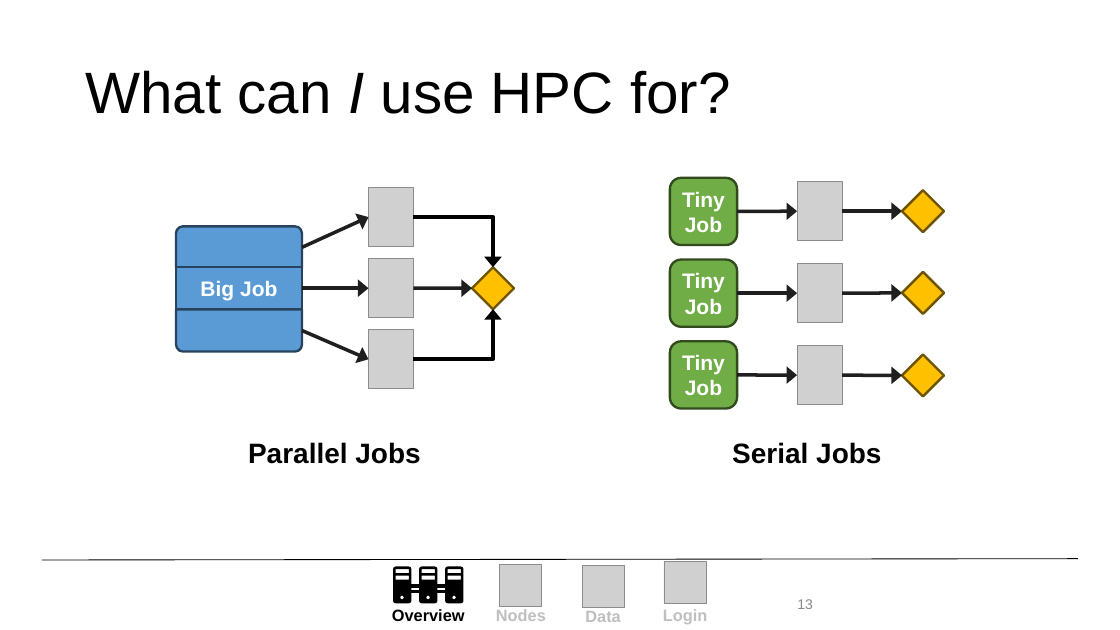
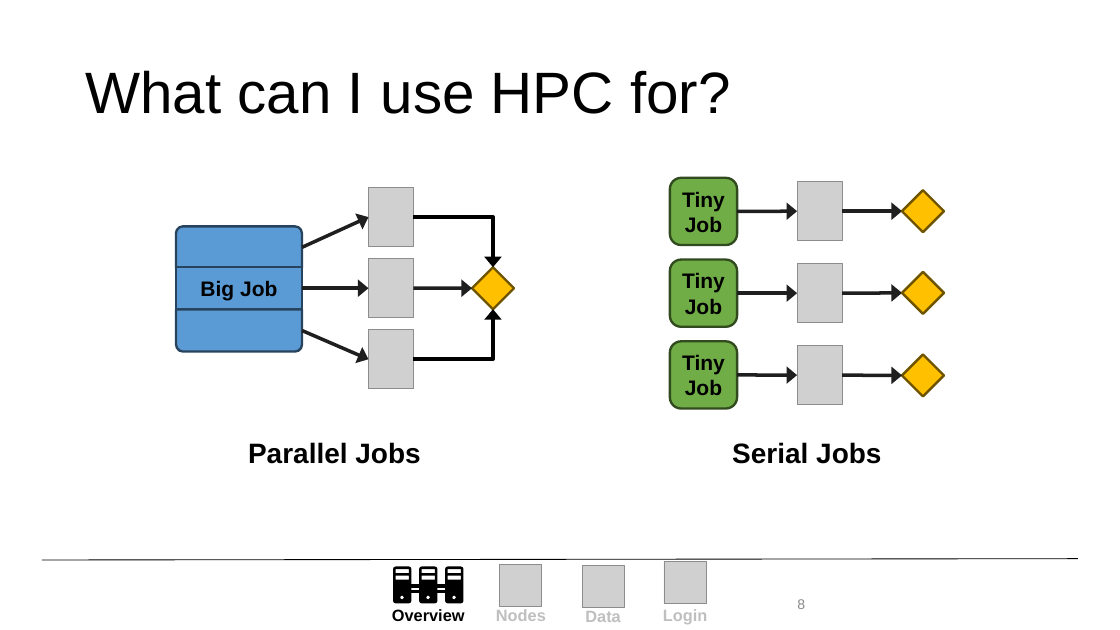
Before and after one commit to ResearchComputing/New_User_Seminar, a slide deck: slide 8 of Alpine_New_User_Seminar.pptx (slide 13 before the commit). Drawn at 1120x630 pixels with LibreOffice and Linux fonts; fonts in the diff are those of the drawing; grey boxes stand for pictures; background and template pictures are left out. Boxes give left, top, right and bottom in pixels: in the first picture for what was removed or moved away, otherwise in the second. Text is boxed around its words. In the diff, an @@ line names an element or a change of style, - is before the commit and + after.

```diff
--- a/Alpine_New_User_Seminar.pptx
+++ b/Alpine_New_User_Seminar.pptx
@@ title "What can I use HPC ..." at (x1=85, y1=70, x2=730, y2=114): italic off in "I" @@
@@ text colour #FFFFFF to #000000 in 4 elements at (x1=176, y1=267, x2=302, y2=309), (x1=670, y1=178, x2=738, y2=245), (x1=670, y1=260, x2=738, y2=327), (x1=670, y1=341, x2=738, y2=408) @@
@@ page number at (x1=797, y1=599, x2=805, y2=609): text changed @@
-13
+8
```
Also in this commit, not shown: 12 other slides changed, 9 slides removed, 1 other file.
